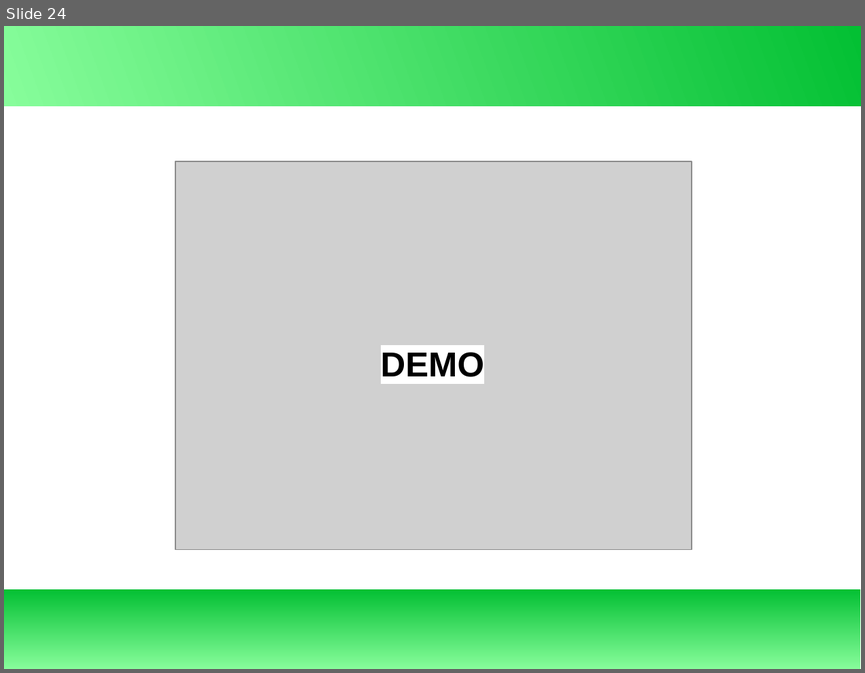
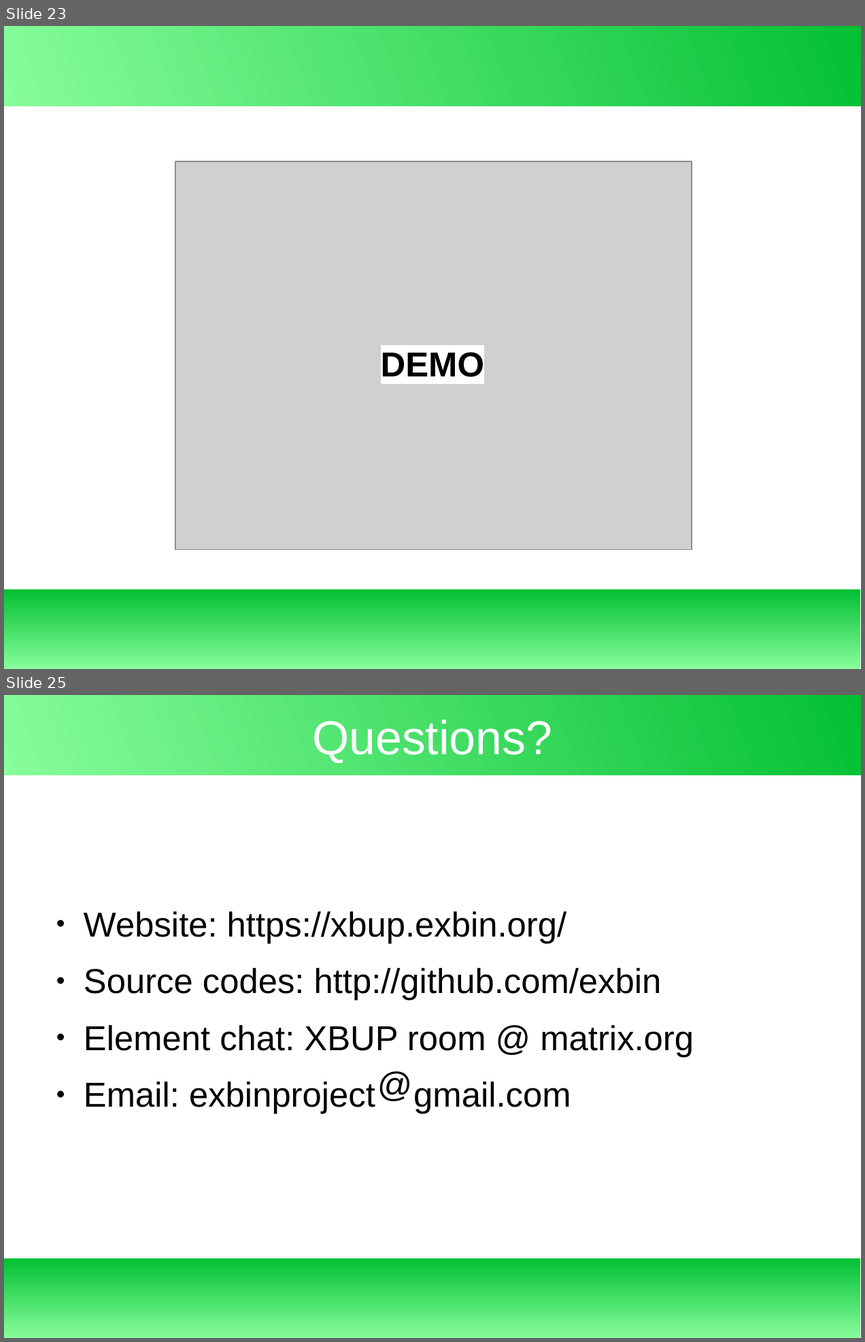
Before and after one commit to exbin/xbup-doc, a slide deck: presentation/xbup-introduction.odp. Shown one above the other, each under a label of ours: slide 24 before the commit, slides 23 and 25 after it; the slides between them are not shown. The pictures are 865x673 and 865x1342 pixels, drawn with LibreOffice and Linux fonts; fonts in the diff are those of the drawing; grey boxes stand for pictures. Boxes give left, top, right and bottom in pixels: in the first picture for what was removed or moved away, otherwise in the second. Text is boxed around its words. In the diff, an @@ line names an element or a change of style, - is before the commit and + after.

```diff
--- a/presentation/xbup-introduction.odp
+++ b/presentation/xbup-introduction.odp
@@ slide 25 added at [4, 695, 861, 1338], background #FFFFFF; not listed: 2 template elements that a slide beside it also shows @@
@@ title added at [312, 719, 552, 763], 44 pt, text #FFFFFF @@
+Questions?
@@ text added at [84, 911, 694, 1114], 32 pt, text #000000 @@
+● Website: https://xbup.exbin.org/
+● Source codes: http://github.com/exbin
+● Element chat: XBUP room @ matrix.org
+● Email: exbinproject gmail.com
@@ text added at [341, 1062, 432, 1111], 32 pt, text #000000 @@
+@
@@ what was slide 24 is now slide 23 @@
```
Also in this commit, not shown: 3 slides changed, 1 other slide added, 1 other file.
